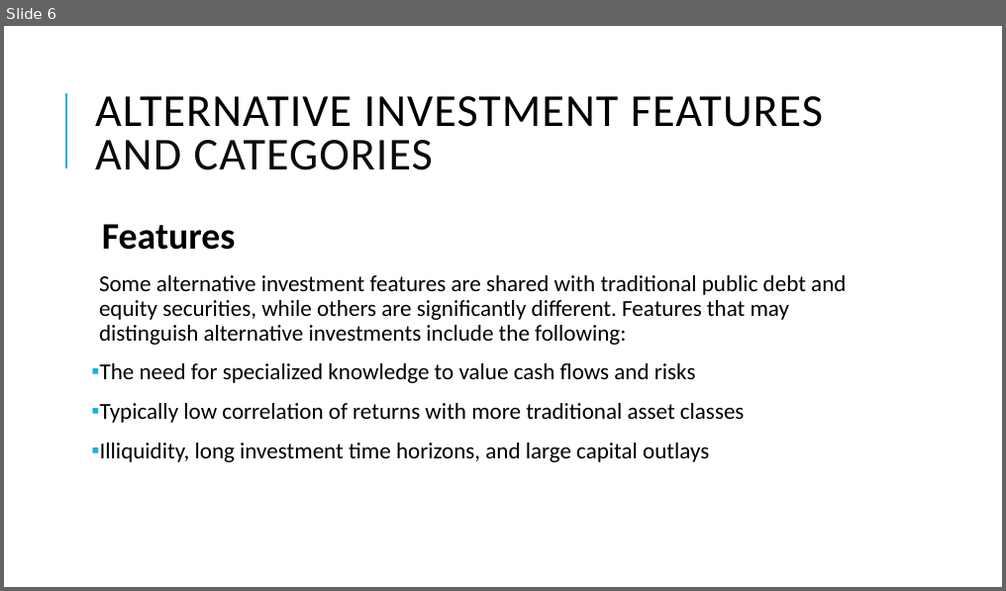
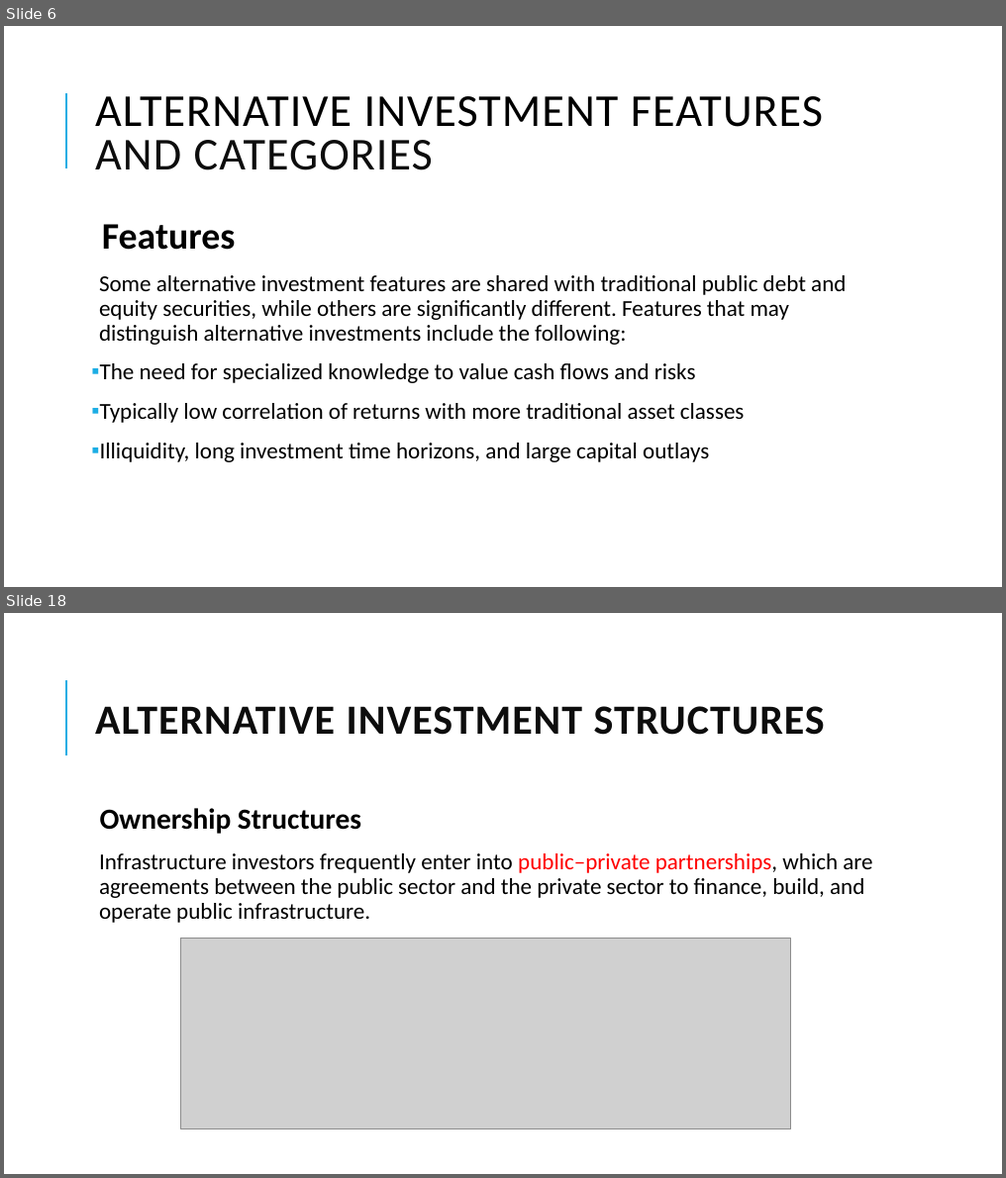
Before and after one commit to Isco0530/data, a slide deck: 2024Alternative.pptx. Shown one above the other, each under a label of ours: slide 6 before the commit, slides 6 and 18 after it; the slides between them are not shown. The pictures are 1006x591 and 1006x1178 pixels, drawn with LibreOffice and Linux fonts; fonts in the diff are those of the drawing; grey boxes stand for pictures. Boxes give left, top, right and bottom in pixels: in the first picture for what was removed or moved away, otherwise in the second. Text is boxed around its words. In the diff, an @@ line names an element or a change of style, - is before the commit and + after.

```diff
--- a/2024Alternative.pptx
+++ b/2024Alternative.pptx
@@ slide 18 added at [4,613,1002,1174], background #FFFFFF; not listed: 1 template element that a slide beside it also shows @@
@@ title added at [95,706,825,735], 40 pt, text #0D0D0D, bold @@
+ALTERNATIVE INVESTMENT STRUCTURES
@@ text added at [99,808,872,923], 22 pt, text #000000 @@
+  Ownership Structures
+  Infrastructure investors frequently enter into public–private partnerships, which are agreements between the public sector and the private sector to finance, build, and operate public infrastructure.
@@ picture added at [180,939,791,1130] @@
```
Also in this commit, not shown: 2 slides changed, 11 other slides added.
